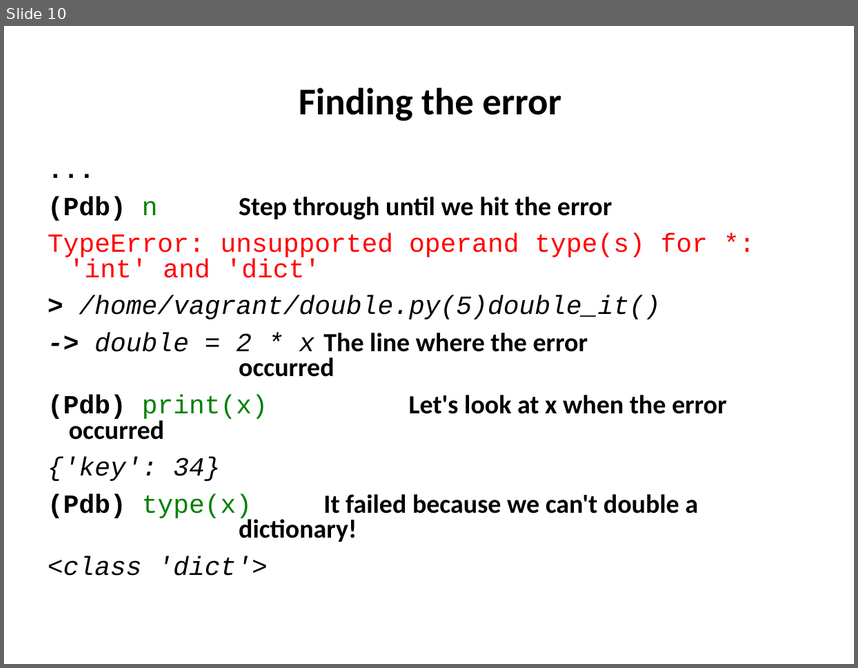
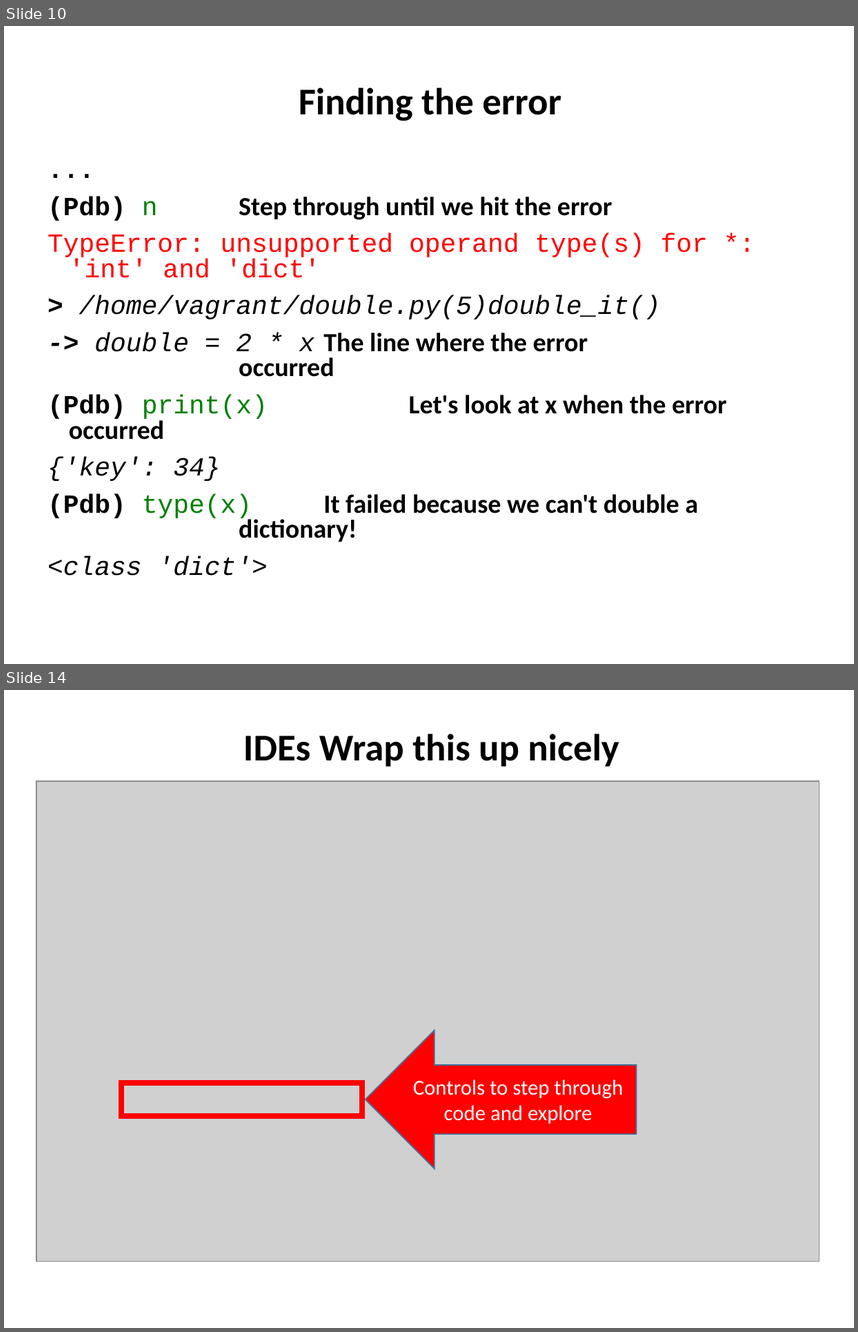
Before and after one commit to ncasuk/ncas-isc, a slide deck: python/presentations/learning_python/21_ceda-log-pdb.pptx. Shown one above the other, each under a label of ours: slide 10 before the commit, slides 10 and 14 after it; the slides between them are not shown. The pictures are 858x668 and 858x1332 pixels, drawn with LibreOffice and Linux fonts; fonts in the diff are those of the drawing; grey boxes stand for pictures; background and template pictures are left out. Boxes give left, top, right and bottom in pixels: in the first picture for what was removed or moved away, otherwise in the second. Text is boxed around its words. In the diff, an @@ line names an element or a change of style, - is before the commit and + after.

Commit message:
modified logging to use __name__ and added a short section about debugging with IDEs

```diff
--- a/python/presentations/learning_python/21_ceda-log-pdb.pptx
+++ b/python/presentations/learning_python/21_ceda-log-pdb.pptx
@@ slide 14 added at [4, 690, 854, 1328], background picture (left out) @@
@@ title added at [243, 733, 619, 767], 32 pt, text #000000, bold @@
+IDEs Wrap this up nicely
@@ picture added at [36, 781, 819, 1261] @@
@@ right arrow added at [366, 1030, 637, 1169], fill #FF0000, outline #43739E 1 pt, 18 pt, text #FFFFFF @@
+Controls to step through code and explore
@@ rectangle added at [121, 1083, 362, 1116], outline #FF0000 4.5 pt @@
```
Also in this commit, not shown: 2 slides changed, 3 other slides added, 1 other file.
